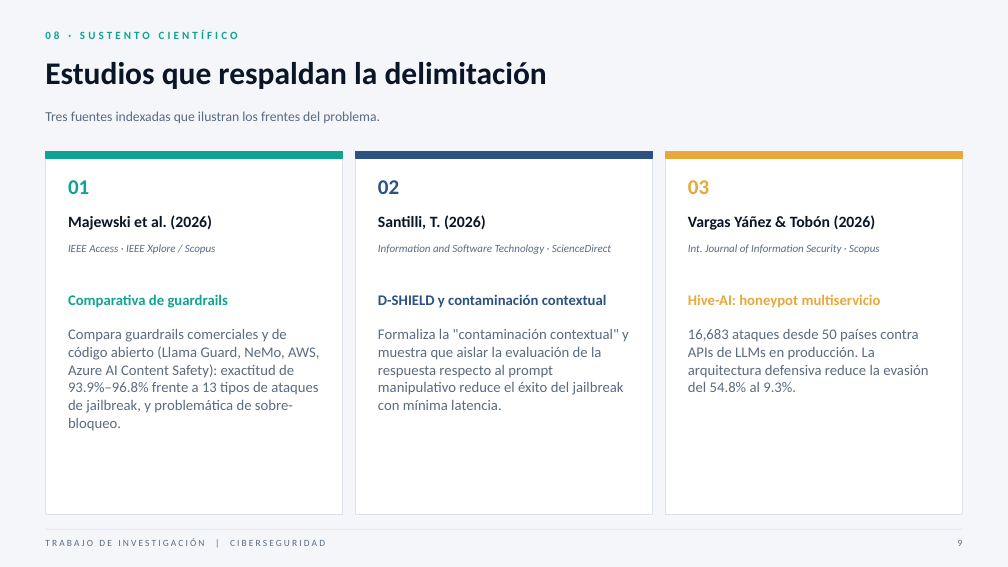
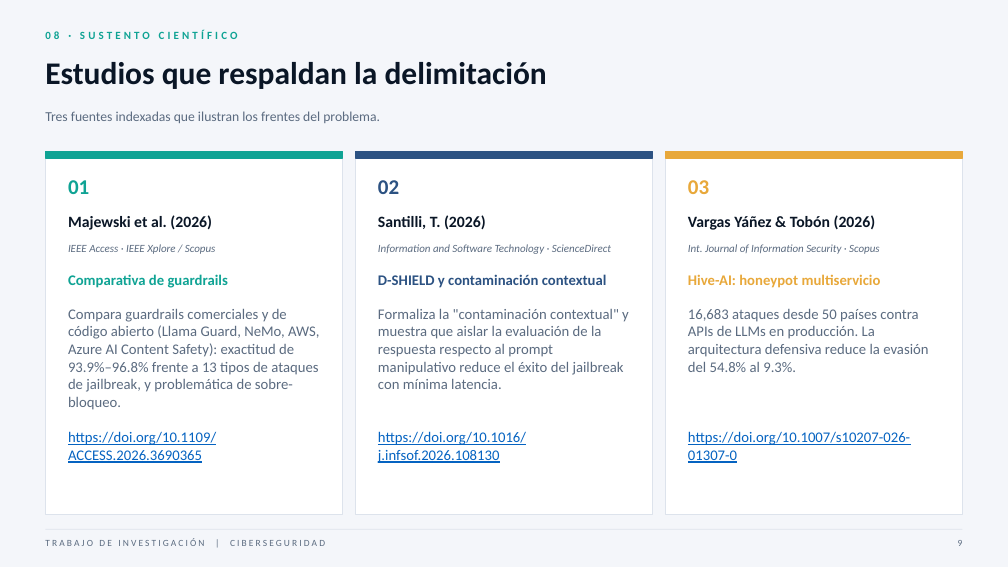
Before and after one commit to TeVerde29/trabajo-investigacion, a slide deck: slide 10 of MATRIZ_DELI_RICRA_FIGUEROA_PEDRO_GIOVANNI.pptx (slide 9 before the commit). Drawn at 1008x567 pixels with LibreOffice and Linux fonts; fonts in the diff are those of the drawing. Boxes give left, top, right and bottom in pixels: in the first picture for what was removed or moved away, otherwise in the second. Text is boxed around its words. In the diff, an @@ line names an element or a change of style, - is before the commit and + after.

Commit message:
Actualiza matriz de análisis de seguridad en LLM
Actualiza las bases de datos y los documentos de la matriz, y añade un volcado JSON con el análisis comparativo de diez estudios sobre vulnerabilidades, defensas y evaluación de sistemas basados en LLM.

```diff
--- a/MATRIZ_DELI_RICRA_FIGUEROA_PEDRO_GIOVANNI.pptx
+++ b/MATRIZ_DELI_RICRA_FIGUEROA_PEDRO_GIOVANNI.pptx
@@ 6 texts: place and size @@
-6 texts at [68,294,928,431]
+6 texts at [68,274,928,463]
@@ text at [68,431,216,463]: paragraph added @@
+https://doi.org/10.1109/ACCESS.2026.3690365
@@ text at [378,431,526,463]: paragraph added @@
+https://doi.org/10.1016/j.infsof.2026.108130
@@ text at [688,431,910,463]: paragraph added @@
+https://doi.org/10.1007/s10207-026-01307-0
```
Also in this commit, not shown: 2 other slides changed, 1 slide added, 1 slide removed, 4 other files.
